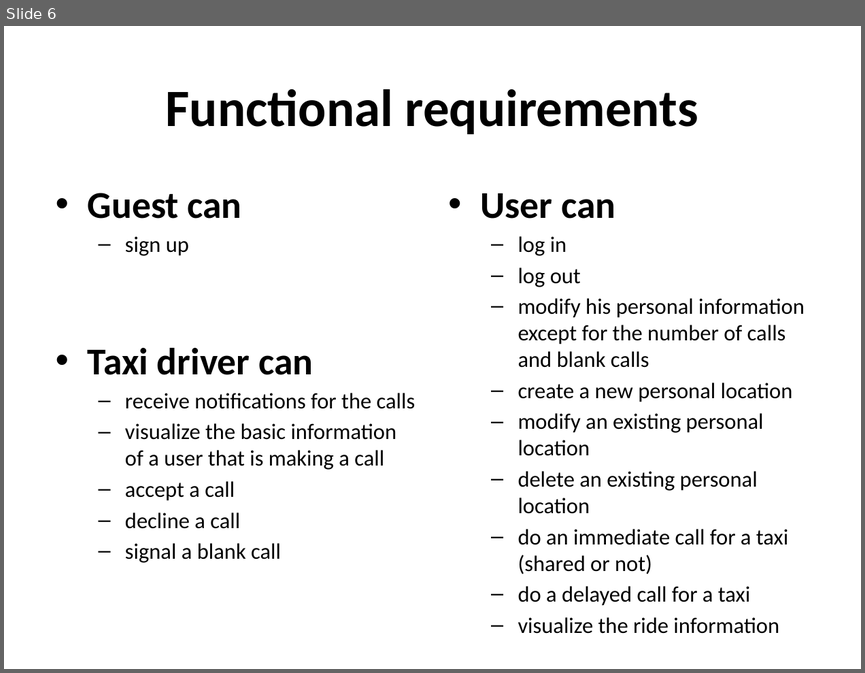
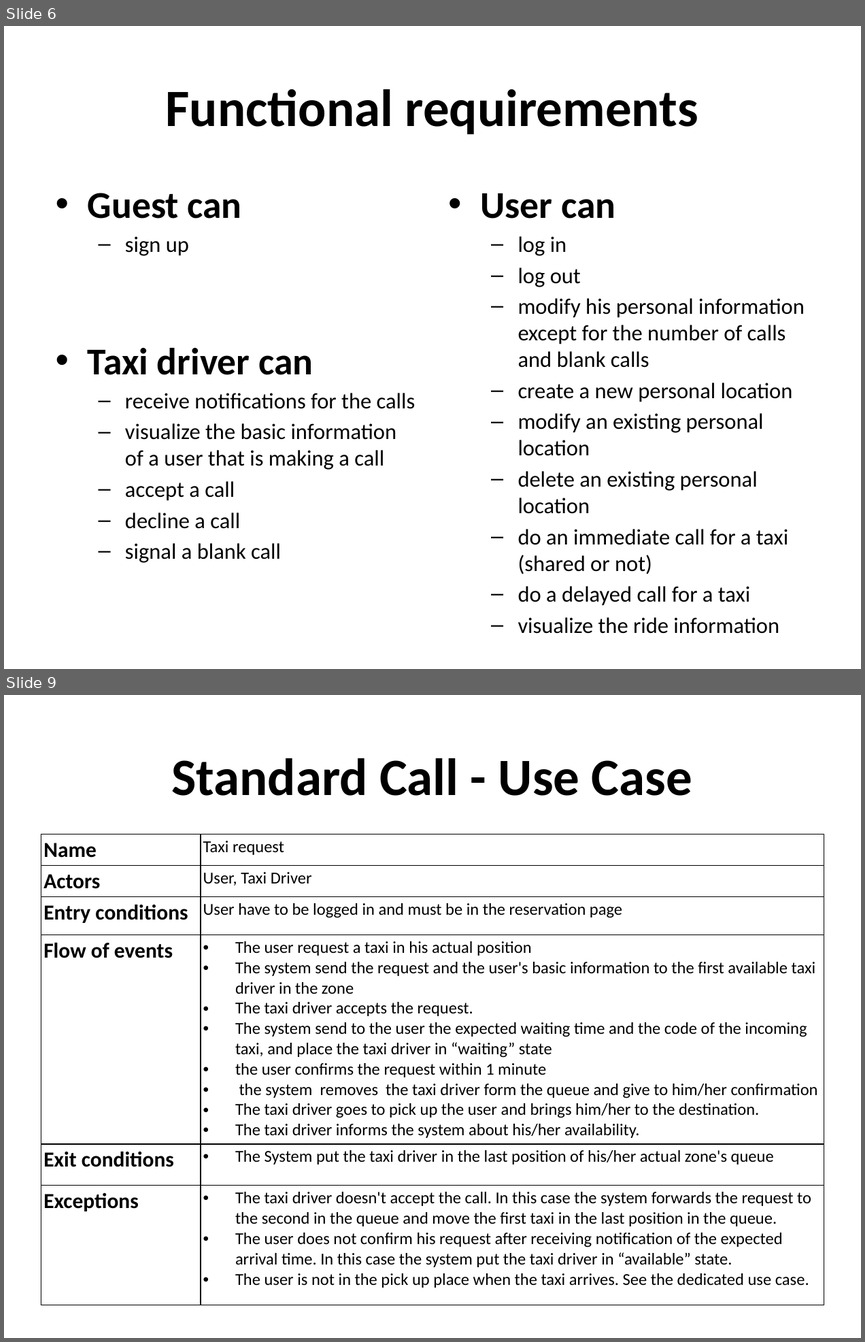
Before and after one commit to hartman19/IDSW2, a slide deck: Presentazione RASD.pptx. Shown one above the other, each under a label of ours: slide 6 before the commit, slides 6 and 9 after it; the slides between them are not shown. The pictures are 865x673 and 865x1342 pixels, drawn with LibreOffice and Linux fonts; fonts in the diff are those of the drawing. Boxes give left, top, right and bottom in pixels: in the first picture for what was removed or moved away, otherwise in the second. Text is boxed around its words. In the diff, an @@ line names an element or a change of style, - is before the commit and + after.

```diff
--- a/Presentazione RASD.pptx
+++ b/Presentazione RASD.pptx
@@ slide 9 added at box(4, 695, 861, 1338), background #FFFFFF @@
@@ title added at box(171, 758, 692, 796), 44 pt, text #000000, bold @@
+Standard Call - Use Case
@@ table added at box(41, 834, 823, 1304), 6 rows, 2 columns @@
+Name | Taxi request
+Actors | User, Taxi Driver
+Entry conditions | User have to be logged in and must be in the reservation page
+Flow of events | The user request a taxi in his actual position / The system send the request and the user's basic information to the first available taxi driver in the zone / The taxi driver accepts the request. / The system send to the user the expected waiting time and the code of the incoming taxi, and place the taxi driver in “waiting” state / the user confirms the request within 1 minute / the system removes the taxi driver form the queue and give to him/her confirmation / The taxi driver goes to pick up the user and brings him/her to the destination. / The taxi driver informs the system about his/her availability.
+Exit conditions | The System put the taxi driver in the last position of his/her actual zone's queue
+Exceptions | The taxi driver doesn't accept the call. In this case the system forwards the request to the second in the queue and move the first taxi in the last position in the queue. / The user does not confirm his request after receiving notification of the expected arrival time. In this case the system put the taxi driver in “available” state. / The user is not in the pick up place when the taxi arrives. See the dedicated use case.
```
Also in this commit, not shown: 2 slides changed, 10 other slides added, 1 other file.
